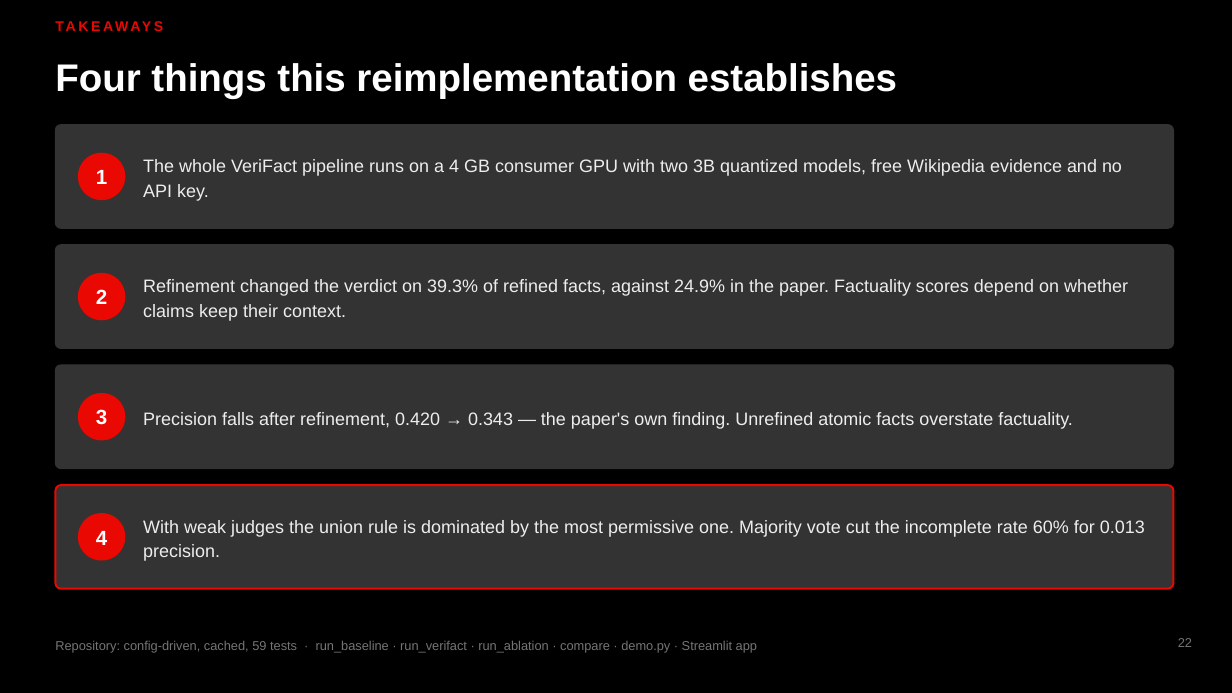
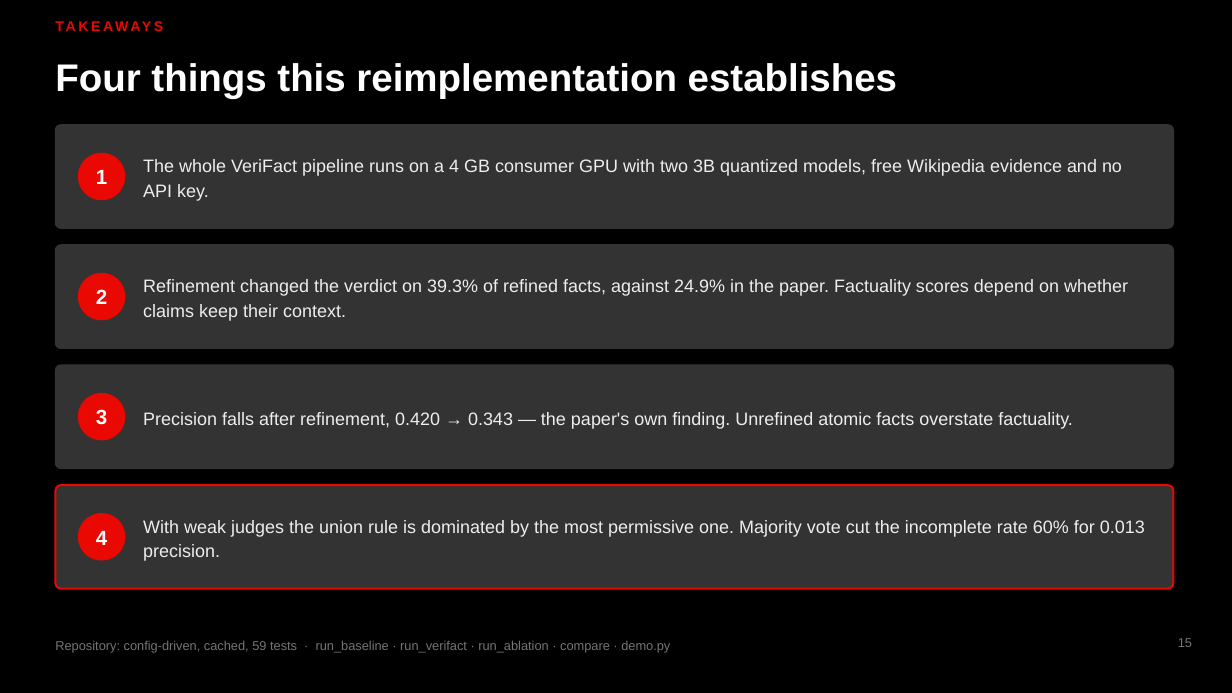
Before and after one commit to MadhavKrishna06/Verifact-Lite, a slide deck: slide 15 of presentation/VERIFACT-Lite-TTU.pptx (slide 22 before the commit). Drawn at 1232x693 pixels with LibreOffice and Linux fonts; fonts in the diff are those of the drawing. Boxes give left, top, right and bottom in pixels: in the first picture for what was removed or moved away, otherwise in the second. Text is boxed around its words. In the diff, an @@ line names an element or a change of style, - is before the commit and + after.

```diff
--- a/presentation/VERIFACT-Lite-TTU.pptx
+++ b/presentation/VERIFACT-Lite-TTU.pptx
@@ text at [55, 641, 670, 653]: text changed @@
-Repository: config-driven, cached, 59 tests · run_baseline · run_verifact · run_ablation · compare · demo.py · Streamlit app
+Repository: config-driven, cached, 59 tests · run_baseline · run_verifact · run_ablation · compare · demo.py
@@ page number at [1178, 638, 1192, 647]: text changed @@
-22
+15
```
Also in this commit, not shown: 13 other slides changed, 2 slides added, 7 slides removed, 1 other file.
